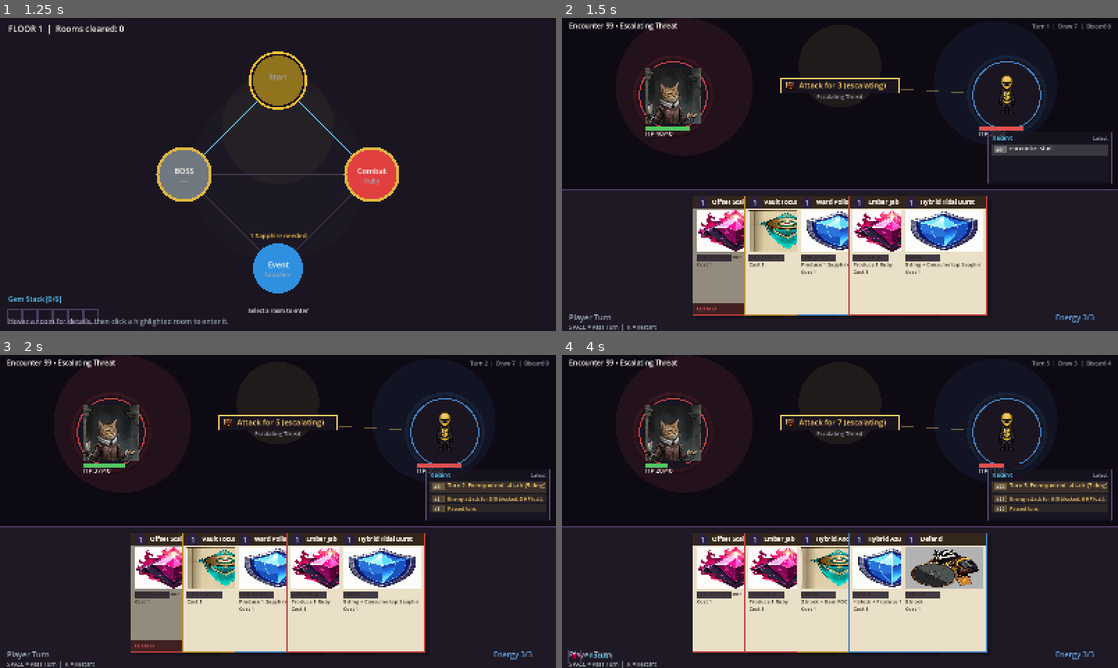
Above: before the commit, frames 1-4 (two rows, left to right).
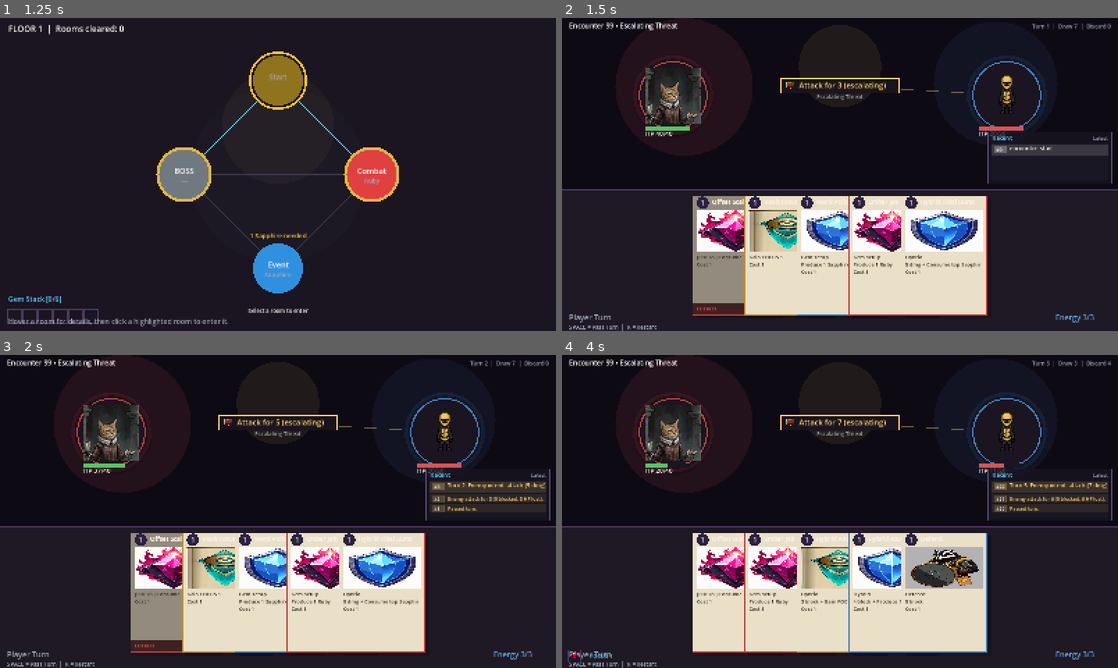
Above: after the commit, the same moments.

Repository: thrazznos/cardGame1
Game: Godot game, scene res://scenes/floor/floor_run.tscn
The game is run twice, just before and just after one commit, with the same random seed, the same clock (stepped at 60 frames per second) and the same inputs.
Inputs (mouse positions are in pixels of both pictures, inside the frame that each line leads up to):
- Up to frame 1 (1.25 s): tap Enter at 0.5 s; tap 1 at 0.6 s; click (278, 174) at 0.67 s; tap Space at 0.77 s
- Up to frame 2 (1.5 s): tap Space at 1.25 s; move the mouse to (728, 190) at 1.27 s; tap 2 at 1.35 s; click (728, 190) at 1.42 s
- Up to frame 3 (2 s): tap Space at 1.52 s
- Up to frame 4 (4 s): tap Enter at 2, 3.5 s; move the mouse to (840, 511) at 2.02 s; tap 3 at 2.1 s; click (840, 511) at 2.17 s; tap Space at 2.75, 3.02, 3.77 s; move the mouse to (812, 574) at 2.77 s; tap 4 at 2.85 s; click (812, 574) at 2.92 s; move the mouse to (1006, 558) at 3.52 s; tap 5 at 3.6 s; click (1006, 558) at 3.67 s

Frame 1 is identical in both runs. In frame 2, 2.3% of the frame differs, in the area x 23-77%, y 56-78%; in frame 3, 2.3%; in frame 4, 2.4%.

Commit message:
fix: remove role-label background on cards

Diff:
--- a/src/ui/combat_stage/combat_stage_controller.gd
+++ b/src/ui/combat_stage/combat_stage_controller.gd
@@ -328,7 +328,6 @@
 
 	# Title bar
 	var title_rect := Rect2(draw_pos + Vector2(3, 3), Vector2(card_w - 6, title_h))
-	draw_rect(title_rect, UITheme.CARD_TITLE_BG)
 	var display_name: String = _resolve_display_name(card_id)
 	draw_string(font, draw_pos + Vector2(padding + cost_size + 8, title_h * 0.7), display_name, HORIZONTAL_ALIGNMENT_LEFT, int(inner_w - cost_size - 8), int(title_h * 0.55), UITheme.CARD_TITLE_TEXT)
 	draw_string(font, draw_pos + Vector2(padding + cost_size + 8, title_h * 0.7), display_name, HORIZONTAL_ALIGNMENT_LEFT, int(inner_w - cost_size - 8), max(12, int(title_h * 0.55)), UITheme.CARD_TITLE_TEXT)
@@ -362,7 +361,6 @@
 	var role: String = _resolve_role(card_id)
 	if role != "":
 		var role_y: float = art_rect.position.y + art_h + 6
-		draw_rect(Rect2(Vector2(draw_pos.x + padding, role_y), Vector2(min(110.0, inner_w * 0.45), 20)), Color(0.17, 0.14, 0.19, 0.88))
 		draw_string(font, draw_pos + Vector2(padding + 8, role_y + 14), role, HORIZONTAL_ALIGNMENT_LEFT, int(inner_w), int(card_h * 0.04), UITheme.CARD_TEXT_MUTED)
 
 	# Rules text area
